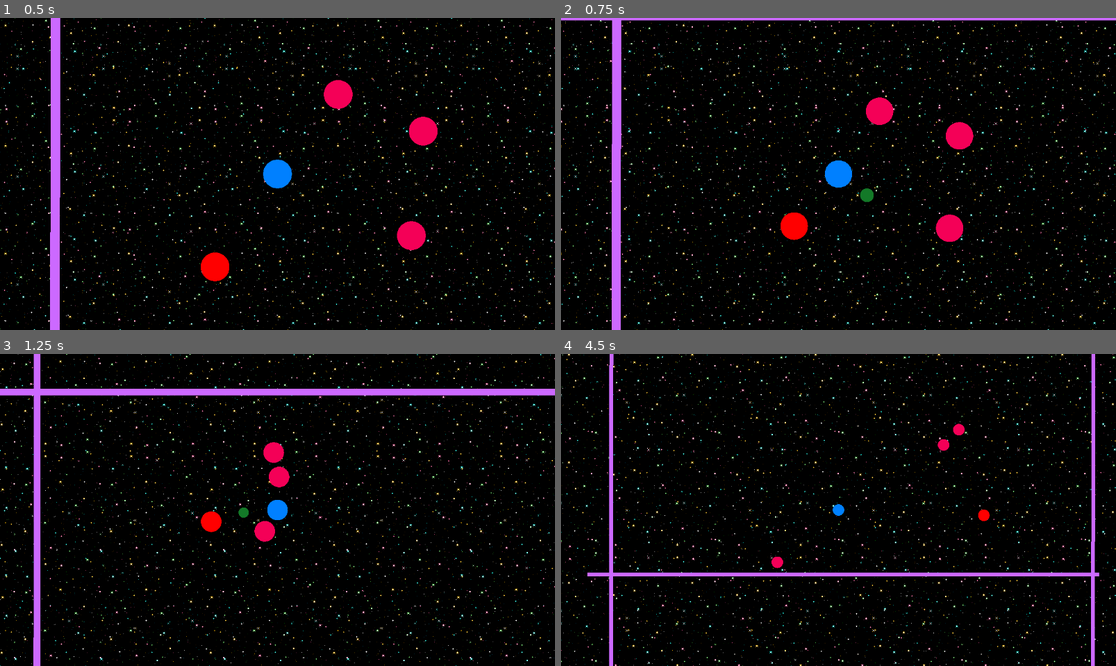
Above: before the commit, frames 1-4 (two rows, left to right).
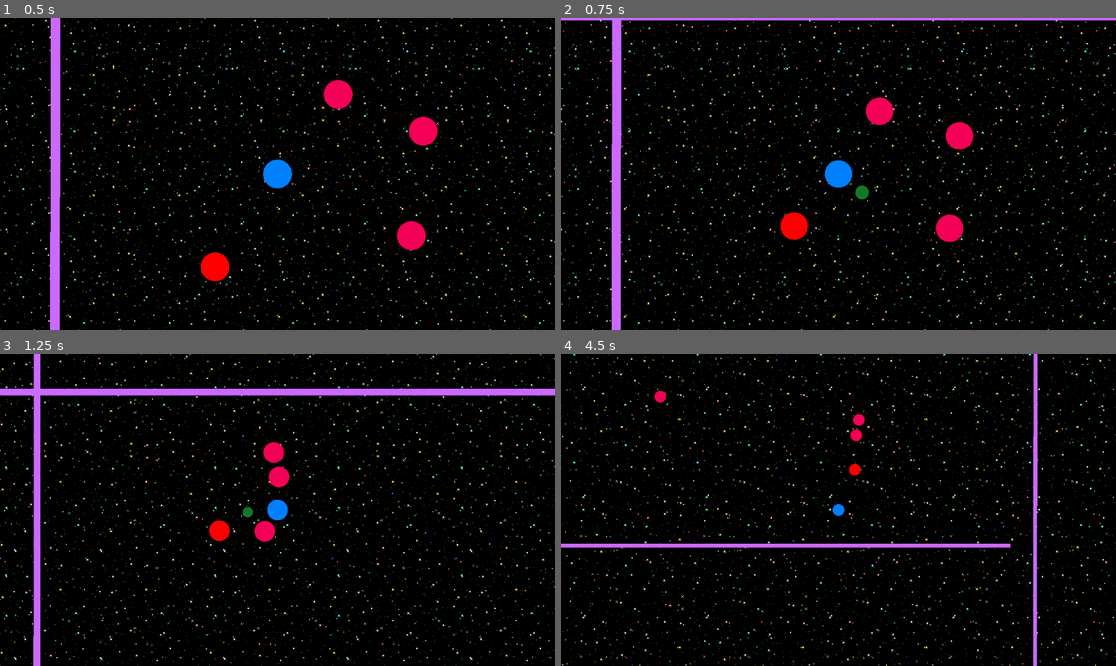
Above: after the commit, the same moments.

Repository: Neshri/godot-testing
Game: Godot game, scene res://main.tscn
Two runs of this game, one before a commit and one after it. Both use one fixed random seed, a clock stepped at 60 frames per second and the inputs below.
Inputs:
- Up to frame 1 (0.5 s): no input
- Up to frame 2 (0.75 s): tap Enter at 0.5 s; hold Right (ui_right) from 0.53 s (still down); tap E at 0.6 s
- Up to frame 3 (1.25 s): keep holding Right (ui_right)
- Up to frame 4 (4.5 s): release Right (ui_right) at 1.28 s; hold Down (ui_down) 1.28-2.03 s; tap Q at 1.35, 2.85, 4.35 s; hold Right (ui_right) 2.03-2.78 s; tap E at 2.1, 3.6 s; hold Up (ui_up) 2.78-3.53 s; hold Left (ui_left) from 3.53 s (still down)

Frame 1 is identical in both runs. In frame 2, less than 0.1% of the frame differs, in the area x 53-57%, y 53-60%; in frame 3, 0.3%; in frame 4, 11%, in the area x 0-100%, y 0-100%.

Commit message:
OrbitalBelt modifications

Diff:
--- a/main.tscn
+++ b/main.tscn
@@ -44,7 +44,7 @@
 rotation = 1.57199
 
 [node name="StaticWall4" parent="." instance=ExtResource("4_1bvp3")]
-position = Vector2(2040, -584)
+position = Vector2(2200, -584)
 rotation = 1.5713
 
 [node name="SeekerEnemy" parent="." instance=ExtResource("5_lquwl")]
--- a/orbital_belt.gd
+++ b/orbital_belt.gd
@@ -1,92 +1,97 @@
-# OrbitalBelt.gd (Complete with Corrected Positioning and Elliptical Math)
+# OrbitalBelt.gd (Proportional Asymmetrical Teardrop Model)
 extends Node2D
 
-#==============================================================================
-# --- EXPORTED VARIABLES ---
-#==============================================================================
-
 @export var layers: Array[OrbitalLayer]
-# This path MUST be set in the Inspector to link the belt to the moving player body.
 @export var target_body_path: NodePath
 
 @export_group("Visuals")
-@export var stretch_factor: float = 0.8
-@export var stretch_smoothing_speed: float = 5.0
+# How quickly the shape adapts to acceleration changes.
+@export var effect_smoothing_speed: float = 6.0
+# The closest an orbital can be pulled IN towards the center (in pixels).
+@export var min_radius: float = 40.0
 
-#==============================================================================
-# --- PRIVATE VARIABLES ---
-#==============================================================================
+@export_group("Teardrop Shape")
+# How much the tail stretches, as a factor of the orbit's radius.
+@export_range(0.0, 2.0) var displacement_factor: float = 0.8
+# Controls the "pointiness" of the tail. Higher values = sharper tail.
+@export_range(1.0, 8.0) var tail_sharpness: float = 3.0
+# Controls the width of the teardrop's head.
+# > 1.0 = NARROWER sides (pinched).
+# < 1.0 = WIDER sides (rounded).
+@export_range(0.5, 4.0) var head_width_factor: float = 1.5
+
+@export_group("Physics")
+# The acceleration magnitude that should produce the maximum effect.
+@export var max_effective_acceleration: float = 3000.0
+
 
 var target_body: RigidBody2D
-var _smoothed_target_velocity: Vector2 = Vector2.ZERO
 
-#==============================================================================
-# --- BUILT-IN GODOT FUNCTIONS ---
-#==============================================================================
+var _last_velocity: Vector2 = Vector2.ZERO
+var _smoothed_acceleration: Vector2 = Vector2.ZERO
+
 
 func _ready():
 	if target_body_path:
 		target_body = get_node(target_body_path)
+	if not is_instance_valid(target_body) or not target_body is RigidBody2D:
+		push_error("OrbitalBelt target is invalid or not a RigidBody2D! Disabling.")
+		set_process(false); return
+	if layers.is_empty():
+		push_error("OrbitalBelt has no layers configured! Disabling."); set_process(false); return
 
-	if not is_instance_valid(target_body) or not target_body is RigidBody2D:
-		push_error("OrbitalBelt target is invalid or not a RigidBody2D! Disabling process.")
-		set_process(false)
-		return
-
-	if layers.is_empty():
-		push_error("OrbitalBelt has no layers configured! Please add OrbitalLayer resources in the Inspector.")
-		set_process(false)
-		return
+	_last_velocity = target_body.linear_velocity
 
 func _physics_process(delta: float):
-	# The belt must follow its target body's global position.
 	self.global_position = target_body.global_position
 
-	# Smooth the target's velocity for clean, jitter-free stretching.
-	_smoothed_target_velocity = _smoothed_target_velocity.lerp(target_body.linear_velocity, stretch_smoothing_speed * delta)
+	if delta == 0: return
 
-	# If the body is barely moving, don't bother with complex math.
-	if _smoothed_target_velocity.length_squared() < 1.0:
-		_process_circular_orbit(delta) # This already sets position directly.
-		return
+	# --- 1. CALCULATE AND SMOOTH ACCELERATION (The Trigger) ---
+	var current_velocity = target_body.linear_velocity
+	var acceleration = (current_velocity - _last_velocity) / delta
+	_last_velocity = current_velocity
 
-	# --- Mathematically Correct Elliptical Transformation ---
-	var motion_axis = _smoothed_target_velocity.normalized()
+	var weight = 1.0 - exp(-delta * effect_smoothing_speed)
+	_smoothed_acceleration = _smoothed_acceleration.lerp(acceleration, weight)
 
-	# Determine how much to stretch based on speed. 1.0 = no stretch.
-	var max_speed = target_body.get("max_speed") if target_body.has_method("get") else 1200.0
-	var stretch_magnitude = remap(_smoothed_target_velocity.length(), 0, max_speed, 1.0, 1.0 + stretch_factor)
+	# --- 2. CALCULATE THE OVERALL EFFECT STRENGTH (0.0 to 1.0) ---
+	var accel_ratio = clampf(_smoothed_acceleration.length() / max_effective_acceleration, 0.0, 1.0)
 
+	# --- 3. POSITION ORBITALS USING THE PROPORTIONAL MODEL ---
 	for layer_index in range(layers.size()):
 		var layer = layers[layer_index]
-		var speed = layer.base_orbit_speed * (-1.0 if layer_index % 2 != 0 else 1.0)
+		var base_speed = layer.base_orbit_speed * (-1.0 if layer_index % 2 != 0 else 1.0)
 
 		for orbital in layer.active_orbitals:
-			orbital.current_angle += speed * delta
-			var base_pos = Vector2.from_angle(orbital.current_angle) * orbital.orbit_distance
+			orbital.current_angle += base_speed * delta
 
-			var parallel_component = base_pos.project(motion_axis)
-			var perpendicular_component = base_pos - parallel_component
+			var orbital_direction = Vector2.from_angle(orbital.current_angle)
 
-			var final_position = perpendicular_component + (parallel_component * stretch_magnitude)
+			if accel_ratio > 0.001:
+				var max_offset_for_this_layer = orbital.orbit_distance * displacement_factor
+				var current_max_offset = max_offset_for_this_layer * accel_ratio
 
-			# --- THE CRITICAL FIX: Direct position assignment ---
-			# The orbital's position is NOW exactly where the belt calculates it to be.
-			# This removes any smoothing lag or fighting with physics.
-			orbital.position = final_position
+				var pull_direction = -_smoothed_acceleration.normalized()
+				var influence = orbital_direction.dot(pull_direction)
 
-#==============================================================================
-# --- The rest of the script is unchanged and correct ---
-#==============================================================================
+				var eased_influence: float
+				if influence > 0:
+					# Back half (the tail): Apply tail_sharpness for a pointy shape.
+					eased_influence = pow(influence, tail_sharpness)
+				else:
+					# *** THE FIX IS HERE ***
+					# Front half (the head): Use the CORRECT variable name.
+					eased_influence = -pow(abs(influence), head_width_factor)
 
-func _process_circular_orbit(delta: float):
-	for layer_index in range(layers.size()):
-		var layer = layers[layer_index]
-		var speed = layer.base_orbit_speed * (-1.0 if layer_index % 2 != 0 else 1.0)
-		for orbital in layer.active_orbitals:
-			orbital.current_angle += speed * delta
-			var final_position = Vector2.from_angle(orbital.current_angle) * orbital.orbit_distance
-			orbital.position = orbital.position.lerp(final_position, 20.0 * delta)
+				var displacement = current_max_offset * eased_influence
+				var final_distance = orbital.orbit_distance + displacement
+
+				orbital.position = orbital_direction * maxf(min_radius, final_distance)
+			else:
+				orbital.position = orbital_direction * orbital.orbit_distance
+
+# --- All functions below this line are unchanged and correct. ---
 
 func add_orbital():
 	for i in range(layers.size()):
Not shown, added: orbital_belt.tscn2331283631.tmp
